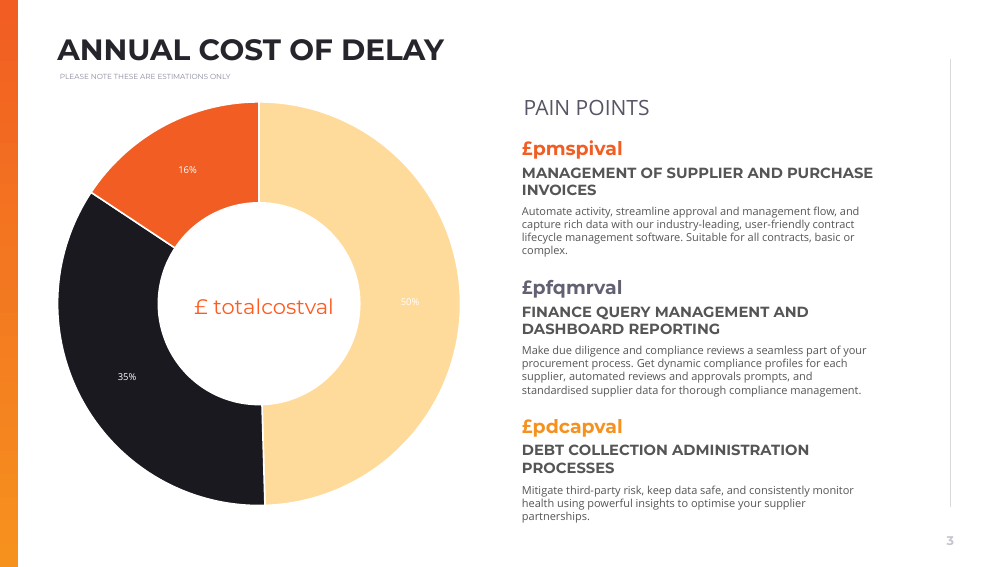
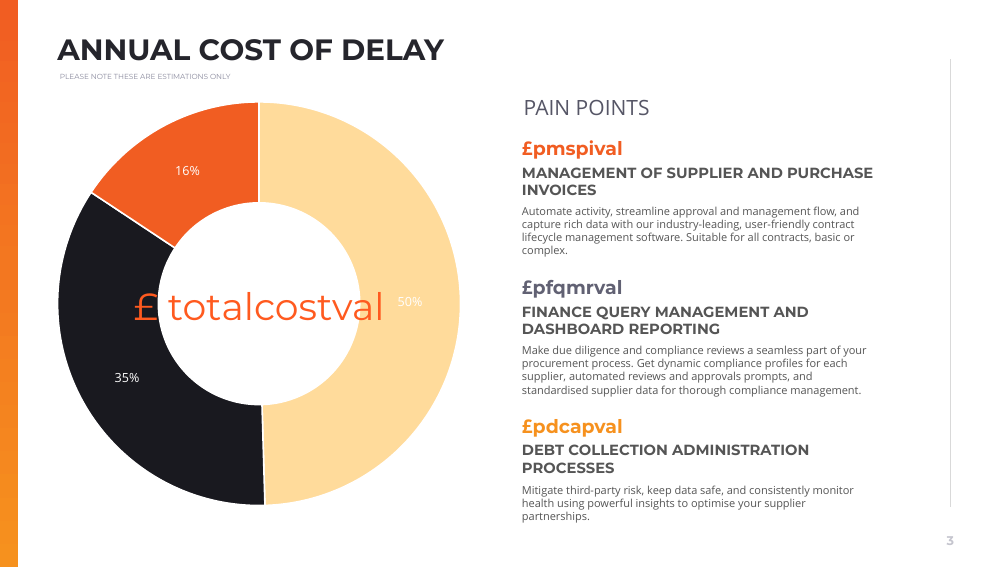
Before and after one commit to muratozdemirpiblo/ppt-api, a slide deck: slide 3 of client.pptx. Drawn at 1008x567 pixels with LibreOffice and Linux fonts; fonts in the diff are those of the drawing; background and template pictures are left out. Boxes give left, top, right and bottom in pixels: in the first picture for what was removed or moved away, otherwise in the second. Text is boxed around its words. In the diff, an @@ line names an element or a change of style, - is before the commit and + after.

```diff
--- a/client.pptx
+++ b/client.pptx
@@ doughnut chart at (47,73,461,532) @@
@@ data labels of Series 1 changed @@
@@ text "£ totalcostval": place and size @@
-text "£ totalcostval" at (213,298,334,314)
+text "£ totalcostval" at (168,283,385,329)
@@ text "£ totalcostval" at (168,283,385,329): size 20 to 36 pt @@
```
Also in this commit, not shown: 1 other file.
